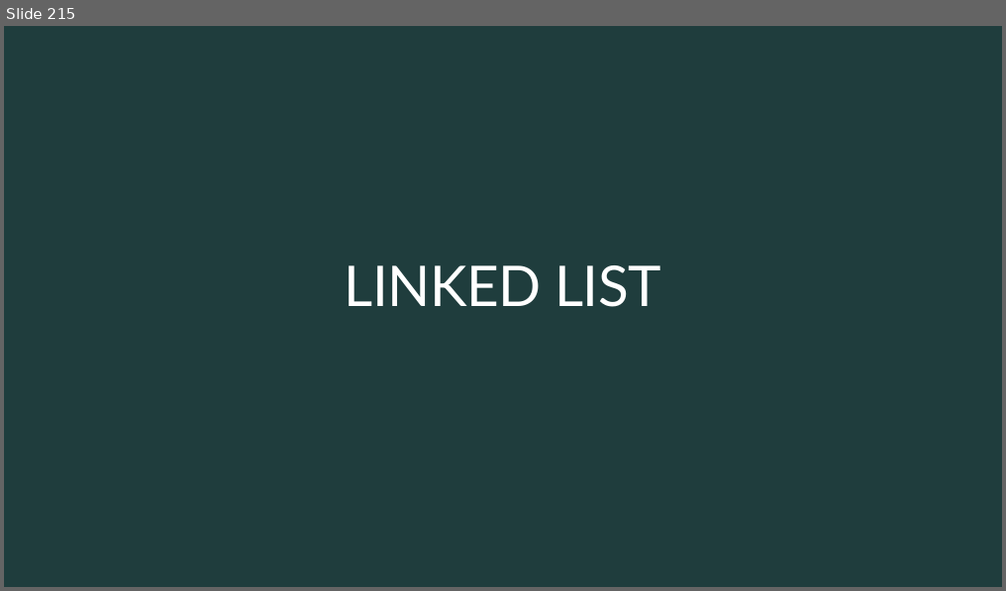
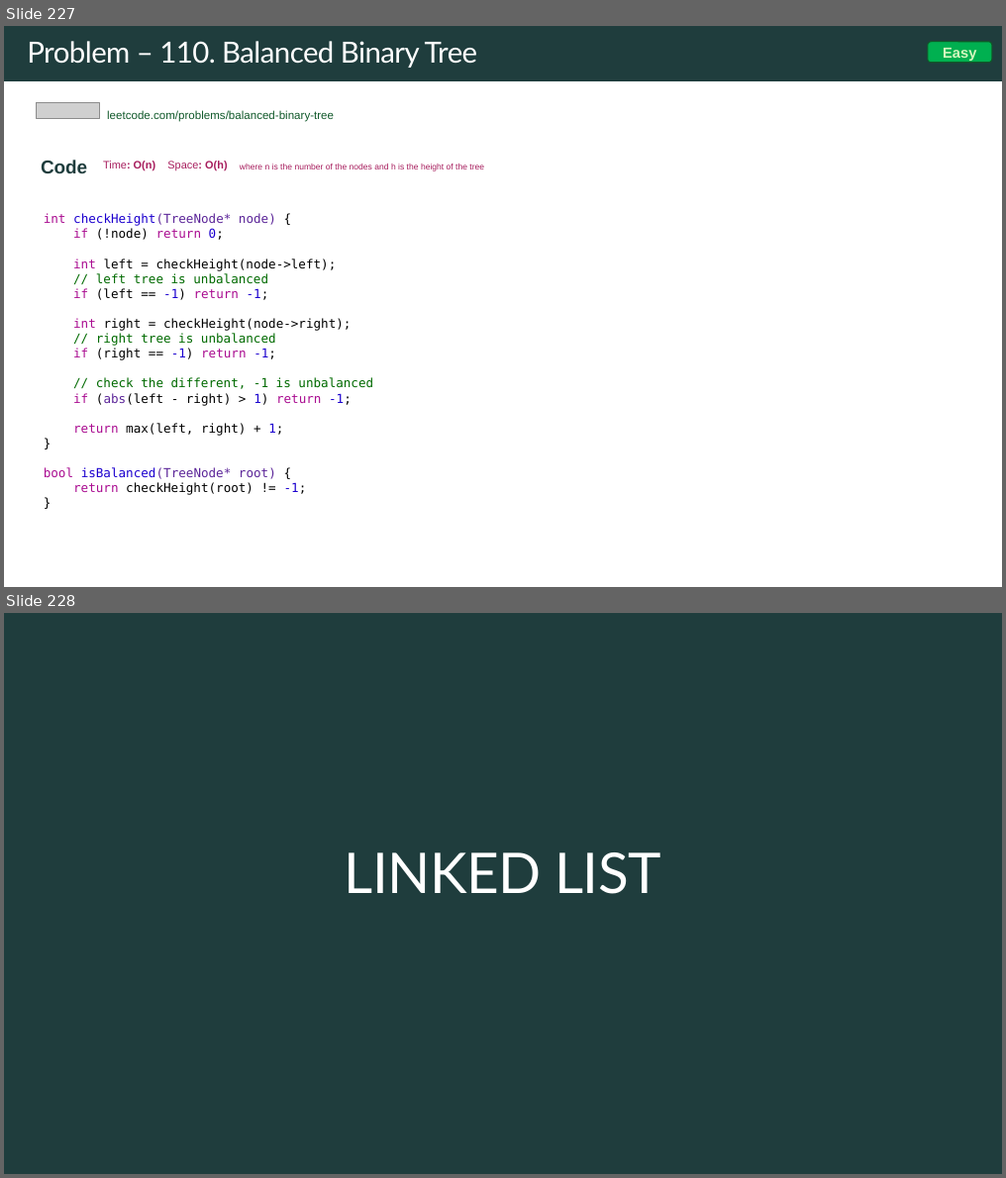
Before and after one commit to rfdavid/coding-interview-handbook-cpp, a slide deck: Algorithm and problem Solving Cheatsheet.pptm. Shown one above the other, each under a label of ours: slide 215 before the commit, slides 227 and 228 after it. The pictures are 1006x591 and 1006x1178 pixels, drawn with LibreOffice and Linux fonts; fonts in the diff are those of the drawing; grey boxes stand for pictures. Boxes give left, top, right and bottom in pixels: in the first picture for what was removed or moved away, otherwise in the second. Text is boxed around its words. In the diff, an @@ line names an element or a change of style, - is before the commit and + after.

```diff
--- a/Algorithm and problem Solving Cheatsheet.pptm
+++ b/Algorithm and problem Solving Cheatsheet.pptm
@@ slide 227 added at (4, 26, 1002, 587), background #FFFFFF @@
@@ rectangle added at (4, 26, 1002, 81), fill #1F3D3D @@
@@ title added at (27, 41, 478, 68), 28 pt, text #FFFFFF @@
+Problem – 110. Balanced Binary Tree
@@ rounded rectangle added at (928, 42, 992, 63), fill #00B050, outline #0F5829 1 pt, 14 pt, text #D5F7BE, bold @@
+Easy
@@ picture added at (37, 102, 100, 119) @@
@@ text added at (107, 110, 334, 122), 11 pt, text #0F5829 @@
+leetcode.com/problems/balanced-binary-tree
@@ text added at (41, 160, 484, 174), 14 pt, text #A71D5D @@
+Code Time: O(n) Space: O(h) where n is the number of the nodes and h is the height of the tree
@@ text added at (44, 213, 373, 495), 12 pt, text #000000 @@
+int checkHeight(TreeNode* node) {
+if (!node) return 0;
+int left = checkHeight(node->left);
+// left tree is unbalanced
+if (left == -1) return -1;
+int right = checkHeight(node->right);
+// right tree is unbalanced
+if (right == -1) return -1;
+// check the different, -1 is unbalanced
+if (abs(left - right) > 1) return -1;
+return max(left, right) + 1;
+}
+bool isBalanced(TreeNode* root) {
+return checkHeight(root) != -1;
+}
@@ what was slide 215 is now slide 228 @@
```
Also in this commit, not shown: 7 slides changed, 13 other slides added, 1 slide removed, 14 other files.
